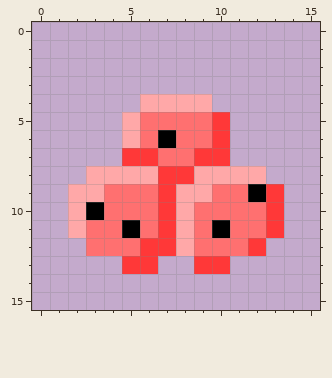
One commit to this pixel-art sprite: src/main/resources/assets/foodpower/textures/meals/ice_cream/ice_cream_melon.png. Above is the file before it was changed.
The file is 16x16 pixels.
After:
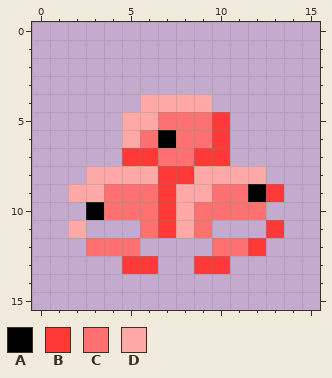
Palette (. is transparent): A #000000  B #ff3838  C #ff7070  D #ffa8a8
Diff:
The edit turns colour C into colour D in row 5 at x 6.
The edit erases colour A in row 11 at x 5 and 10.
The edit erases colour B in row 10 at x 13; in row 12 at x 6 to 7.
The edit erases colour C in row 11 at x 3 to 4 and 11 to 12; in row 12 at x 9.
The edit erases colour D in row 10 at x 2; in row 12 at x 8.
